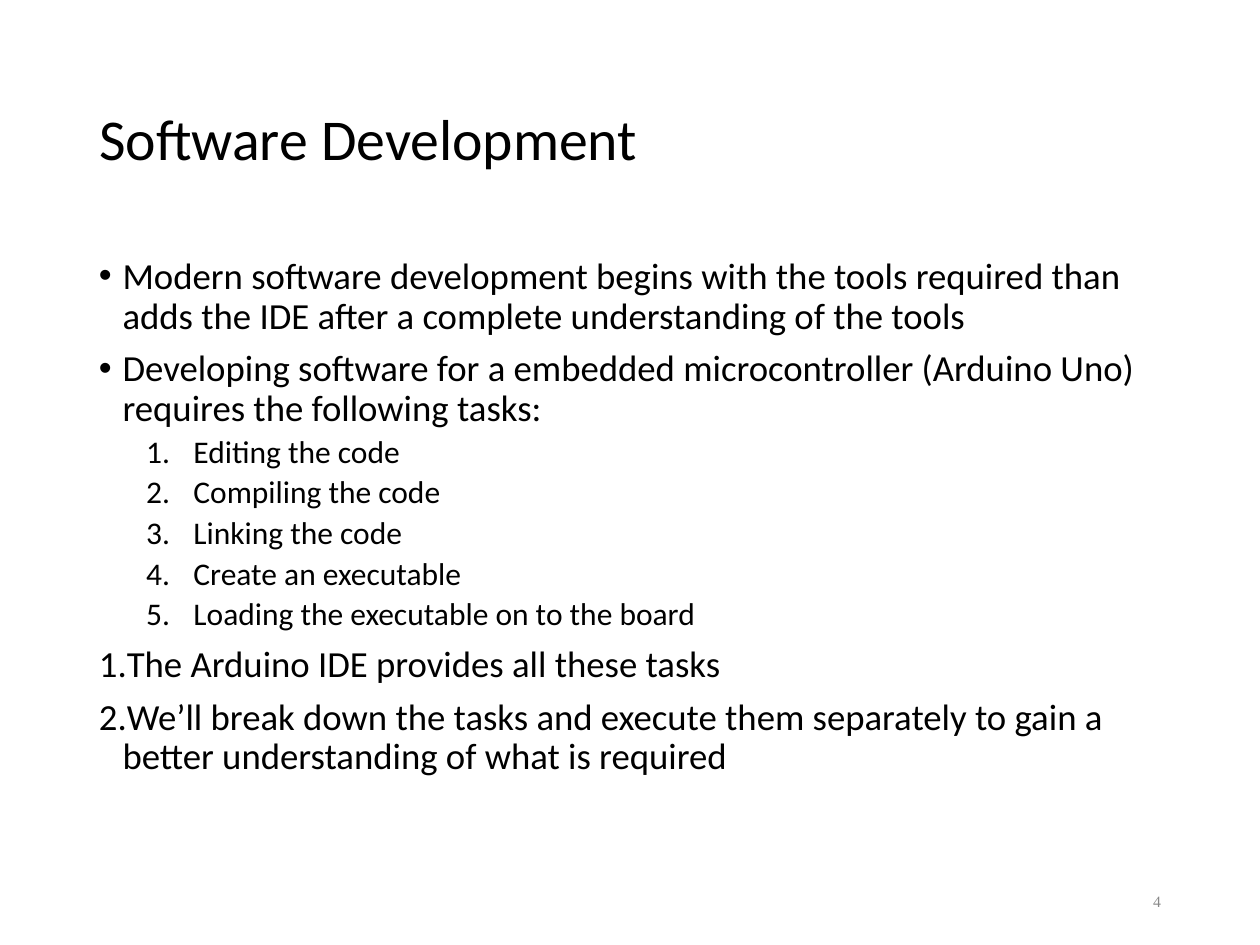
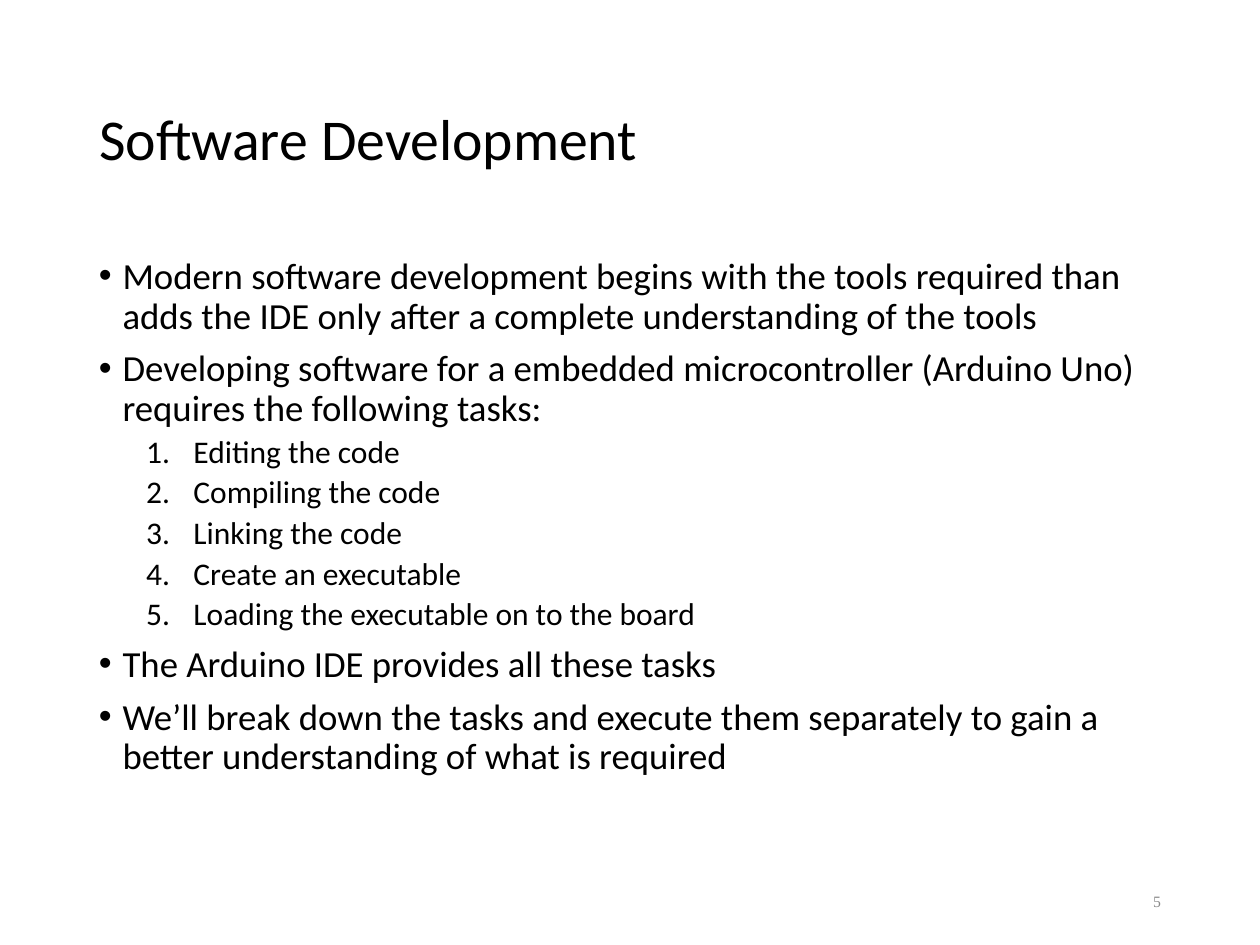
Before and after one commit to lkoepsel/Labs_10C_Class, a slide deck: slide 5 of lec1bIntro.ppt (slide 4 before the commit). Drawn at 1260x945 pixels with LibreOffice and Linux fonts; fonts in the diff are those of the drawing. Boxes give left, top, right and bottom in pixels: in the first picture for what was removed or moved away, otherwise in the second. Text is boxed around its words. In the diff, an @@ line names an element or a change of style, - is before the commit and + after.

```diff
--- a/lec1bIntro.ppt
+++ b/lec1bIntro.ppt
@@ text at (123, 263, 1120, 336): text changed @@
-• Modern software development begins with the tools required than adds the IDE after a complete understanding of the tools
+• Modern software development begins with the tools required than adds the IDE only after a complete understanding of the tools
@@ text at (123, 651, 1099, 776): bullet 1. to • @@
@@ page number at (1153, 896, 1161, 907): text changed @@
-4
+5
```
Also in this commit, not shown: 2 other slides changed, 1 slide added, 23 other files.
